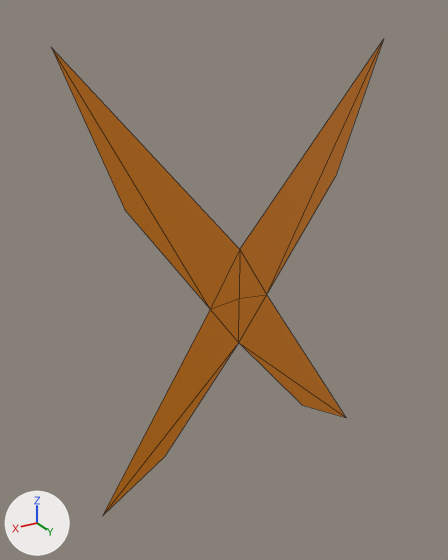
The glTF model glb_imports/8164_big_X.glb as it was, and as the next commit left it.
Both versions are drawn from a 50 mm camera at (39.35, 6.84, 22.76) aimed at (35.22, -0.05, 19.32). Arrows for +X, +Y and +Z are at lower left; the lights stay in place. Mesh edges are drawn as thin lines.

Names of what the first picture shows: 'BigX'.
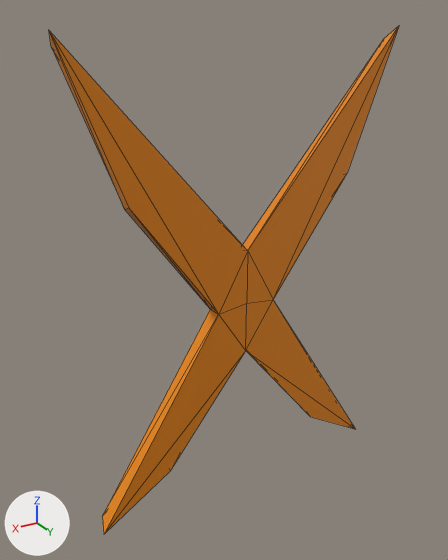
Boxes [x1, y1, x2, y2] around the edits, measured in the pictures (448 x 560 px):
'BigX', reshaped (7% taller): before [52, 40, 383, 515]; after [49, 26, 399, 534]

The change in detail:
me_plane_013 is used by ob_bigx; location (35.0, 0.0, 19.01).
me_plane_013 had 13 vertices, 12 faces and spanned x -2.35..2.35, y 0.0, z -2.93..3.42.
me_plane_013 now has 26 vertices, 48 faces and spans x -2.41..2.41, y 0.0..0.2, z -3.07..3.6.
Part 1, on me_plane_013:
12 faces are deleted.
13 vertices are added at x -2.41..2.41, y 0.2, z -3.07..3.6.
48 new faces join them.
